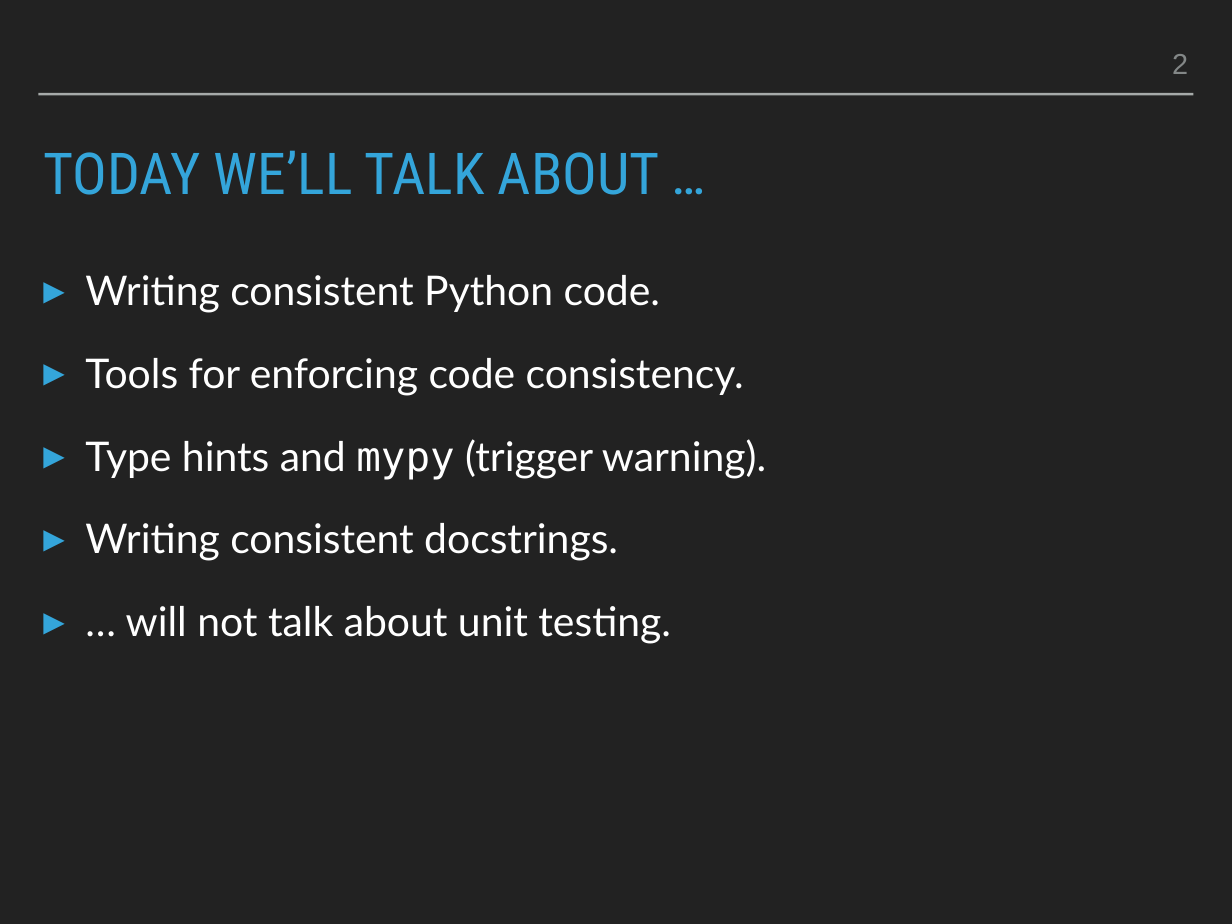
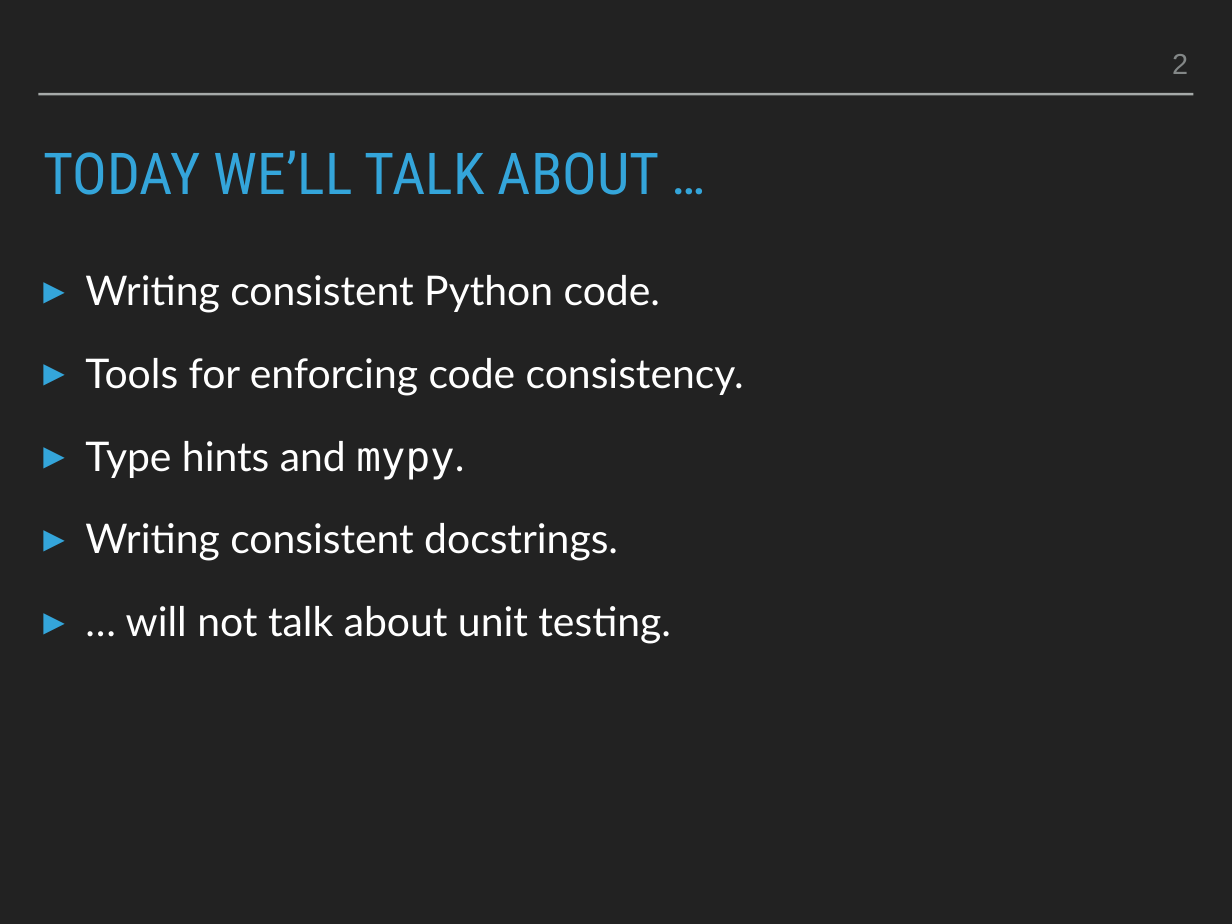
Before and after one commit to smu095/presentations, a slide deck: slide 2 of python101/slides/python101.pptx. Drawn at 1232x924 pixels with LibreOffice and Linux fonts; fonts in the diff are those of the drawing. Boxes give left, top, right and bottom in pixels: in the first picture for what was removed or moved away, otherwise in the second. Text is boxed around its words. In the diff, an @@ line names an element or a change of style, - is before the commit and + after.

```diff
--- a/python101/slides/python101.pptx
+++ b/python101/slides/python101.pptx
@@ text at [85,441,464,480]: text changed @@
-▸ Type hints and mypy (trigger warning).
+▸ Type hints and mypy.
```
Also in this commit, not shown: 7 other slides changed, 2 slides added, 3 slides removed, 1 other file.
